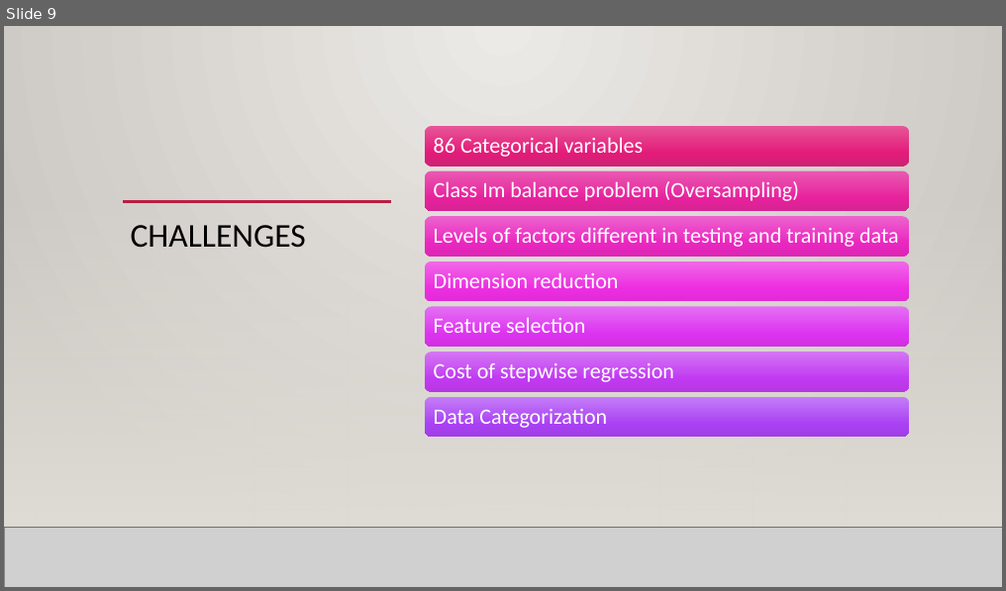
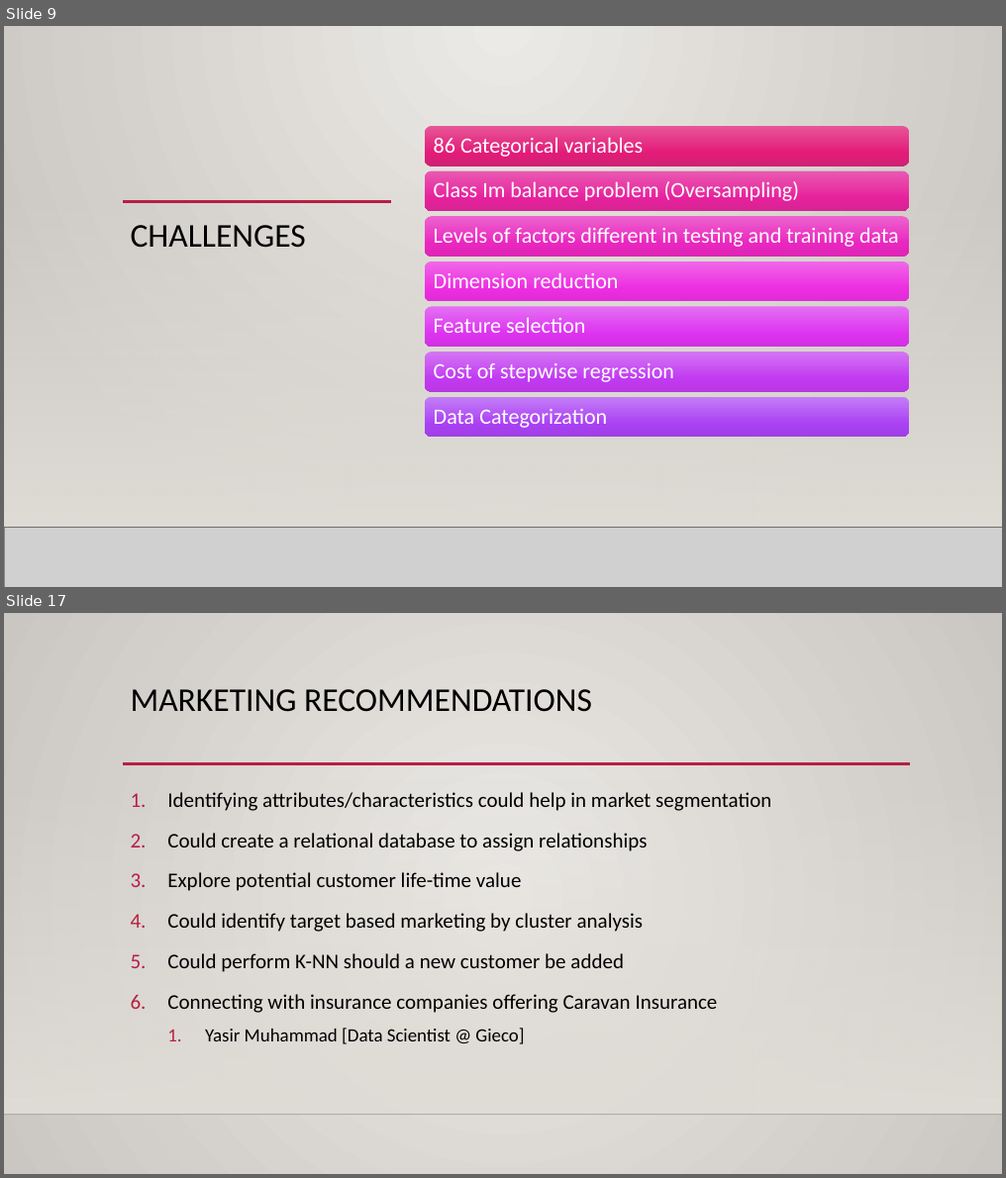
Before and after one commit to karimkhamwani/data-mining, a slide deck: Caravan.pptx. Shown one above the other, each under a label of ours: slide 9 before the commit, slides 9 and 17 after it; the slides between them are not shown. The pictures are 1006x591 and 1006x1178 pixels, drawn with LibreOffice and Linux fonts; fonts in the diff are those of the drawing; grey boxes stand for pictures; background and template pictures are left out. Boxes give left, top, right and bottom in pixels: in the first picture for what was removed or moved away, otherwise in the second. Text is boxed around its words. In the diff, an @@ line names an element or a change of style, - is before the commit and + after.

```diff
--- a/Caravan.pptx
+++ b/Caravan.pptx
@@ slide 17 added at bbox=[4, 613, 1002, 1174], background gradient #ECEAE7 to #CAC7C1; not listed: 3 template elements that a slide beside it also shows @@
@@ title added at bbox=[131, 689, 592, 712], 32 pt, text #000000 @@
+MARKETING RECOMMENDATIONS
@@ text added at bbox=[167, 792, 771, 1045], 20 pt, text #000000 @@
+1. Identifying attributes/characteristics could help in market segmentation
+2. Could create a relational database to assign relationships
+3. Explore potential customer life-time value
+4. Could identify target based marketing by cluster analysis
+5. Could perform K-NN should a new customer be added
+6. Connecting with insurance companies offering Caravan Insurance
+  1. Yasir Muhammad [Data Scientist @ Gieco]
```
Also in this commit, not shown: 10 slides changed, 3 other slides added, 2 slides removed.
